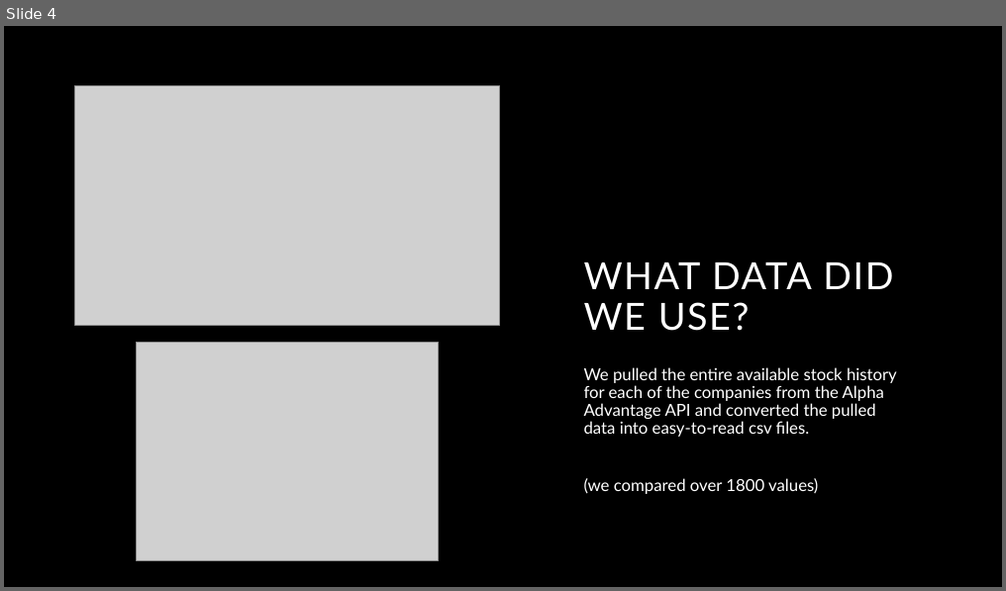
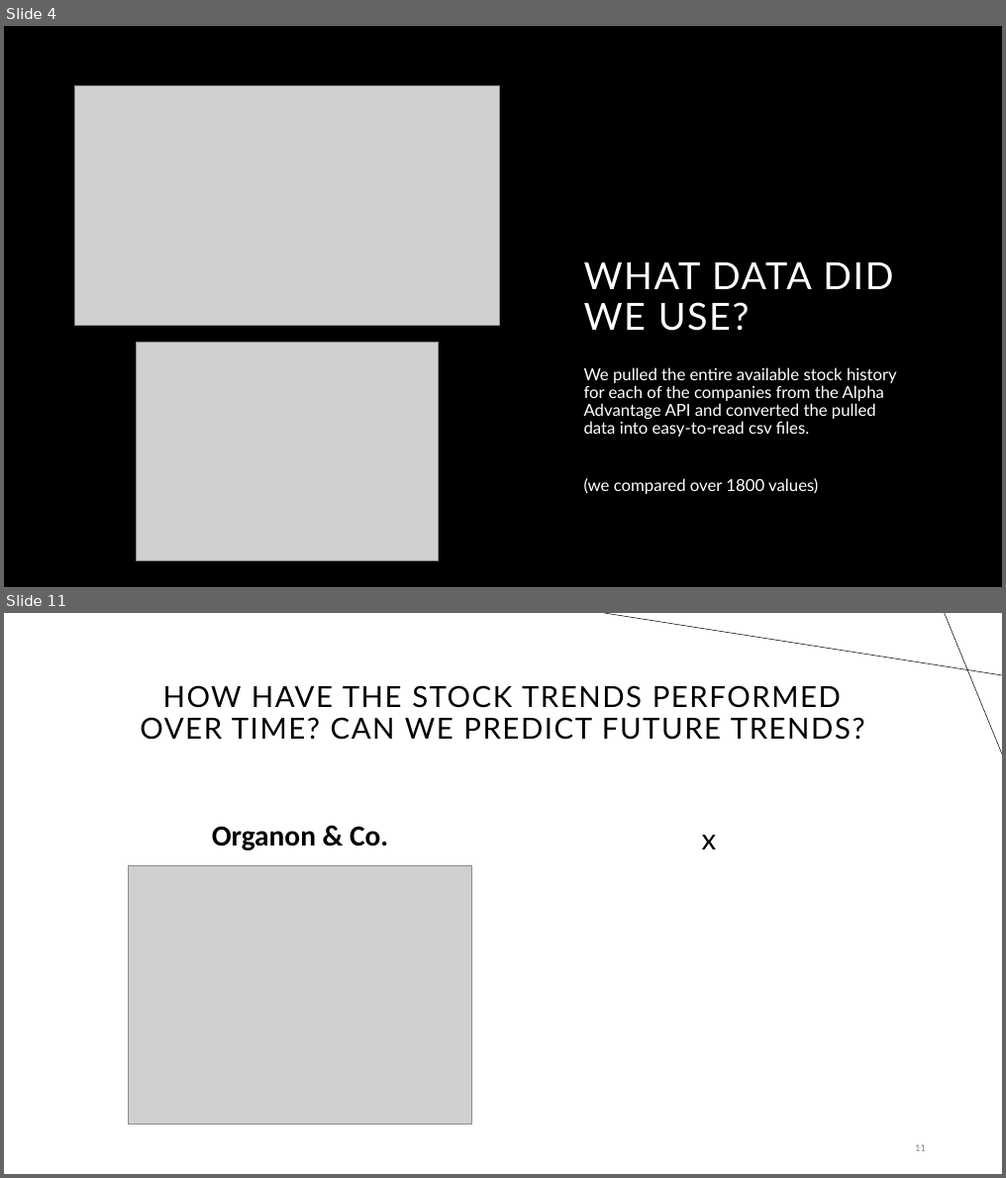
Before and after one commit to proctorsjackson/group_3_project_1, a slide deck: Powerpoint copy Jackson.pptx. Shown one above the other, each under a label of ours: slide 4 before the commit, slides 4 and 11 after it; the slides between them are not shown. The pictures are 1006x591 and 1006x1178 pixels, drawn with LibreOffice and Linux fonts; fonts in the diff are those of the drawing; grey boxes stand for pictures; background and template pictures are left out. Boxes give left, top, right and bottom in pixels: in the first picture for what was removed or moved away, otherwise in the second. Text is boxed around its words. In the diff, an @@ line names an element or a change of style, - is before the commit and + after.

```diff
--- a/Powerpoint copy Jackson.pptx
+++ b/Powerpoint copy Jackson.pptx
@@ slide 11 added at (x1=4, y1=613, x2=1002, y2=1174), background #FFFFFF @@
@@ line added from (1002, 675) to (604, 613), #000000 0.5 pt @@
@@ line added from (944, 613) to (1002, 755), #000000 0.5 pt @@
@@ title added at (x1=140, y1=685, x2=865, y2=740), 28 pt, text #000000 @@
+HOW HAVE THE STOCK TRENDS PERFORMED OVER TIME? CAN WE PREDICT FUTURE TRENDS?
@@ text added at (x1=212, y1=826, x2=388, y2=851), 28 pt, text #000000, bold @@
+Organon & Co.
@@ text added at (x1=702, y1=835, x2=717, y2=850), 28 pt, text #000000 @@
+x
@@ picture added at (x1=129, y1=865, x2=472, y2=1124) @@
@@ page number added at (x1=915, y1=1145, x2=926, y2=1152), 9 pt, text #8C8C8C @@
+11
```
Also in this commit, not shown: 7 slides changed, 3 other slides added, 2 other files.
